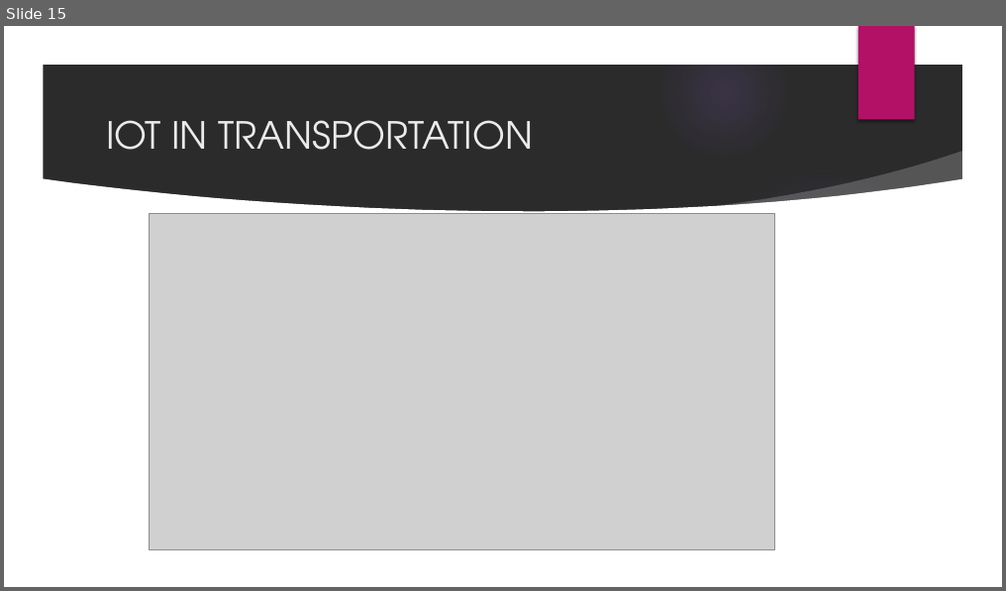
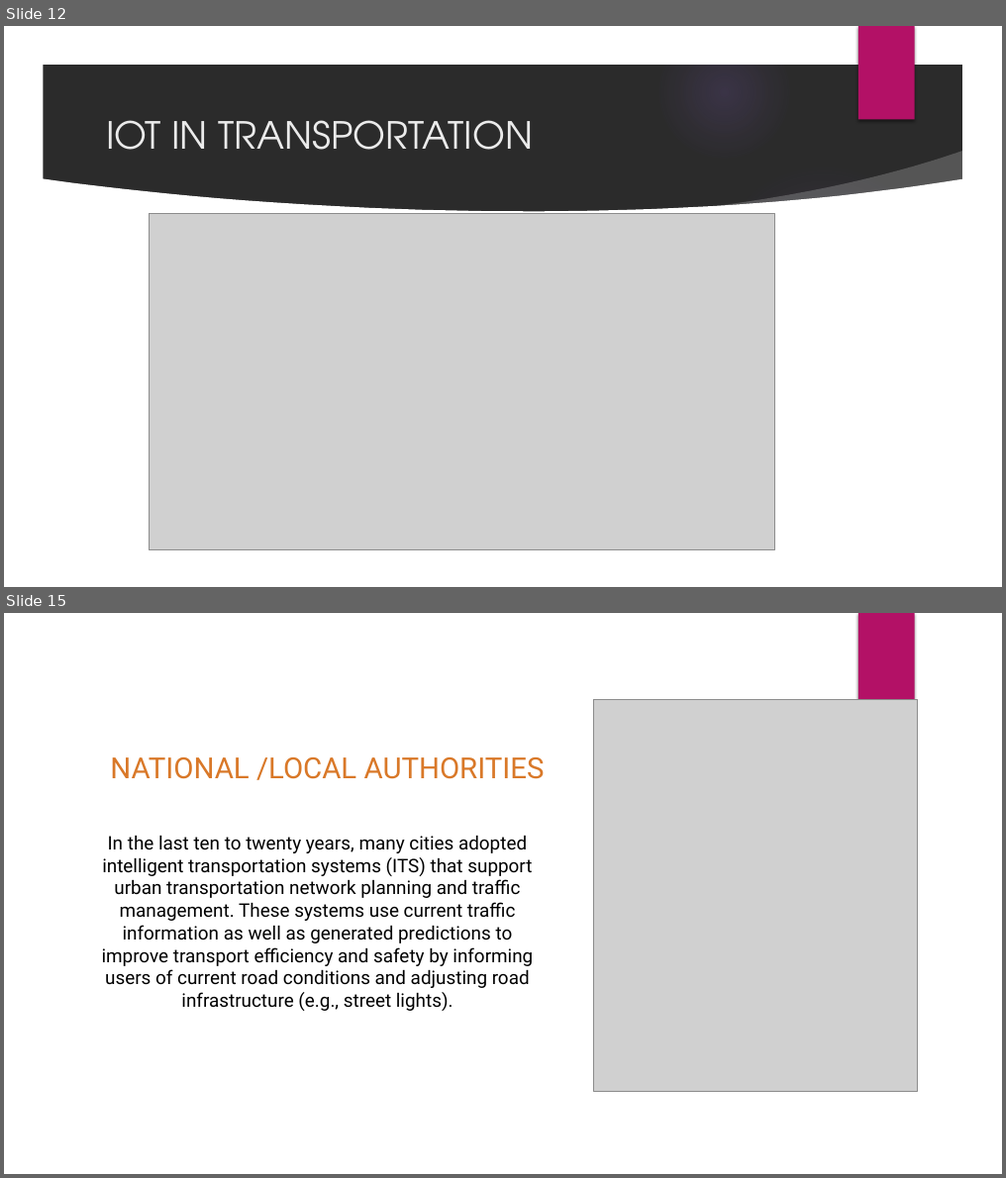
Before and after one commit to Kani-mozhi3/IOT-project, a slide deck: IOT project.pptx. Shown one above the other, each under a label of ours: slide 15 before the commit, slides 12 and 15 after it; the slides between them are not shown. The pictures are 1006x591 and 1006x1178 pixels, drawn with LibreOffice and Linux fonts; fonts in the diff are those of the drawing; grey boxes stand for pictures; background and template pictures are left out; a plain dark background stands for a picture behind light text. Boxes give left, top, right and bottom in pixels: in the first picture for what was removed or moved away, otherwise in the second. Text is boxed around its words. In the diff, an @@ line names an element or a change of style, - is before the commit and + after.

```diff
--- a/IOT project.pptx
+++ b/IOT project.pptx
@@ slide 15 added at bbox=[4, 613, 1002, 1174], background #FFFFFF; not listed: 1 template element that a slide beside it also shows @@
@@ picture added at bbox=[593, 700, 918, 1091] @@
@@ text added at bbox=[110, 758, 545, 780], 28 pt, text #D97828 @@
+NATIONAL /LOCAL AUTHORITIES
@@ text added at bbox=[102, 835, 533, 1011], 18 pt, text #000000 @@
+In the last ten to twenty years, many cities adopted intelligent transportation systems (ITS) that support urban transportation network planning and traffic management. These systems use current traffic information as well as generated predictions to improve transport efficiency and safety by informing users of current road conditions and adjusting road infrastructure (e.g., street lights).
@@ what was slide 15 is now slide 12 @@
```
Also in this commit, not shown: 6 slides changed, 36 other slides added, 3 slides removed.
